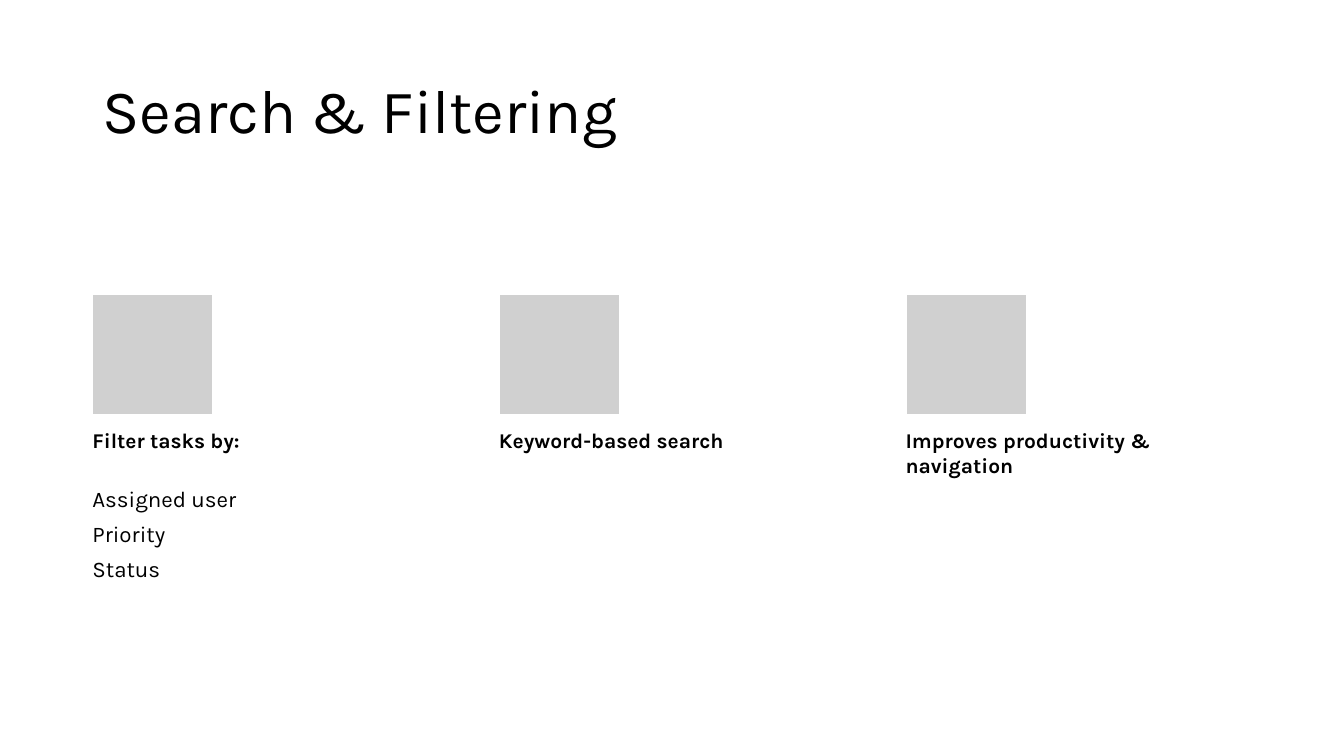
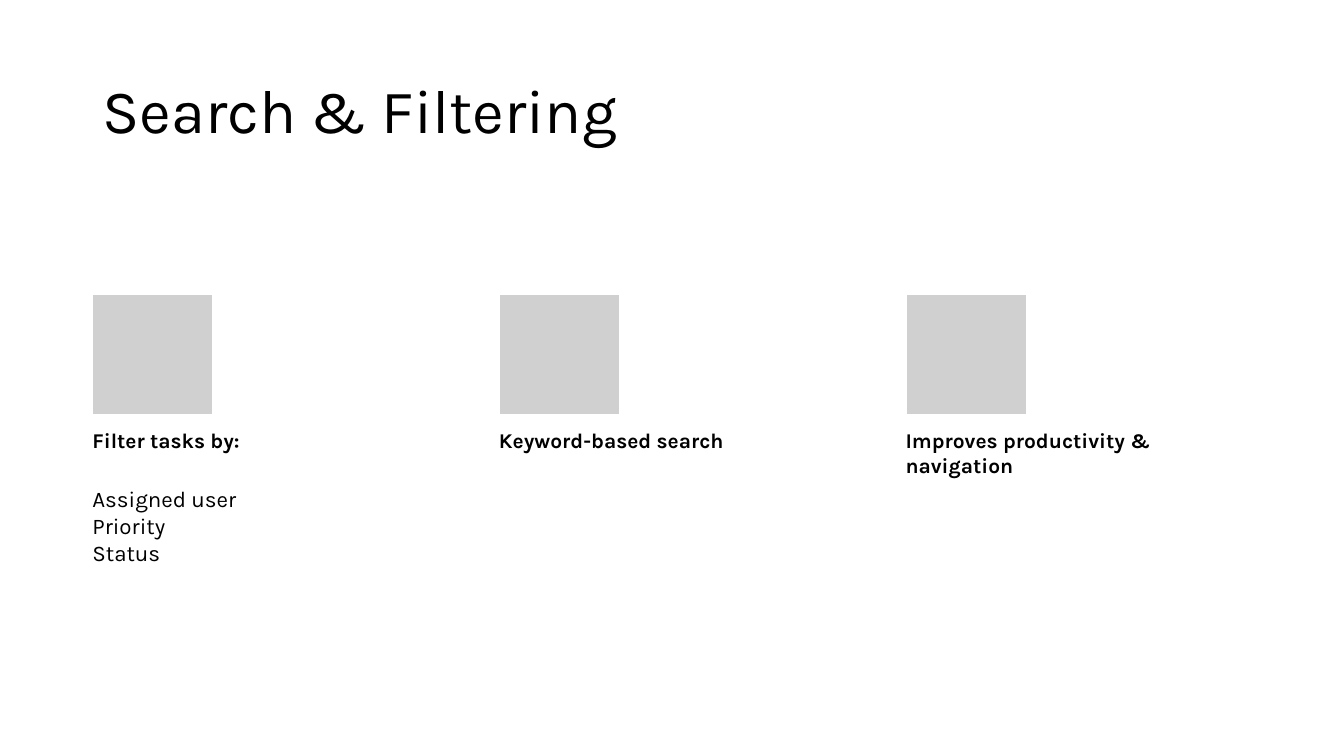
Before and after one commit to Avojvoda01/Mini-Jira---Web-Services-Project, a slide deck: slide 11 of Webservice – Mini Jira.pptx (slide 8 before the commit). Drawn at 1344x756 pixels with LibreOffice and Linux fonts; fonts in the diff are those of the drawing; grey boxes stand for pictures. Boxes give left, top, right and bottom in pixels: in the first picture for what was removed or moved away, otherwise in the second. Text is boxed around its words. In the diff, an @@ line names an element or a change of style, - is before the commit and + after.

```diff
--- a/Webservice – Mini Jira.pptx
+++ b/Webservice – Mini Jira.pptx
@@ text "Assigned user" at bbox=[92, 491, 236, 562]: less space between paragraphs @@
```
Also in this commit, not shown: 7 other slides changed, 4 slides added, 1 slide removed, 1 other file.
